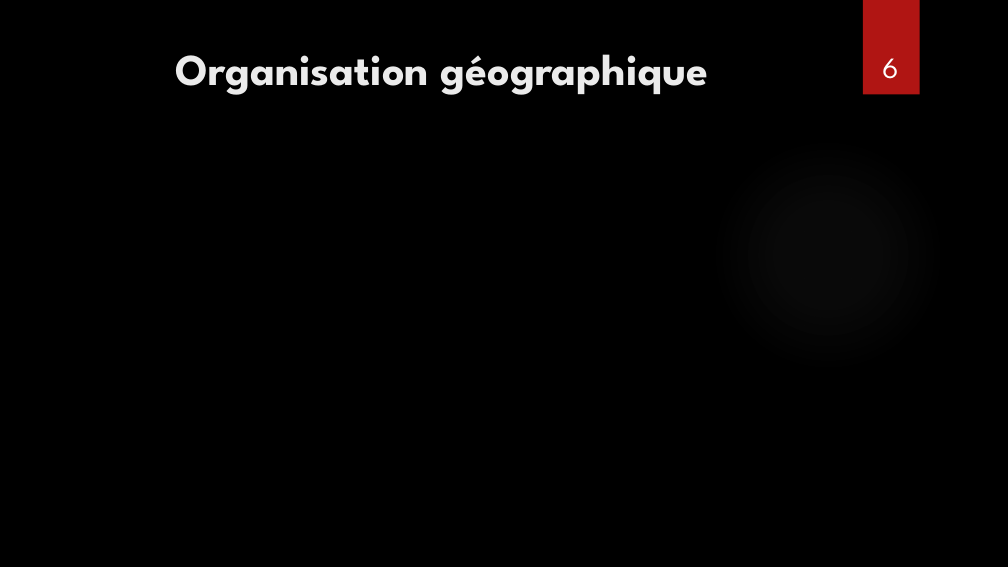
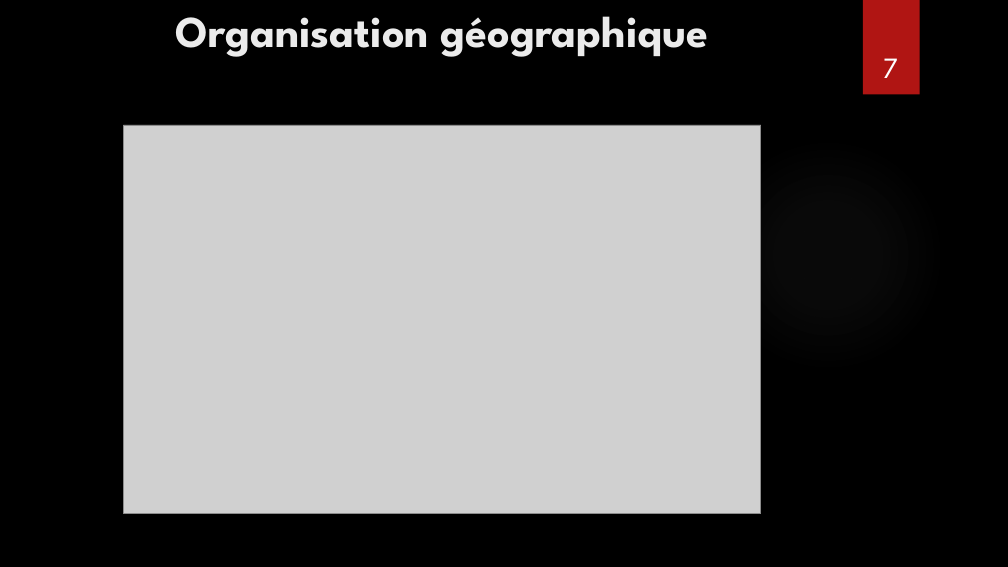
Before and after one commit to CNAM-MPIR/210_Project, a slide deck: slide 7 of Project/MPI_NPE_Presentation NFE210.pptx (slide 6 before the commit). Drawn at 1008x567 pixels with LibreOffice and Linux fonts; fonts in the diff are those of the drawing; grey boxes stand for pictures; background and template pictures are left out. Boxes give left, top, right and bottom in pixels: in the first picture for what was removed or moved away, otherwise in the second. Text is boxed around its words. In the diff, an @@ line names an element or a change of style, - is before the commit and + after.

```diff
--- a/Project/MPI_NPE_Presentation NFE210.pptx
+++ b/Project/MPI_NPE_Presentation NFE210.pptx
@@ title "Organisation géographique": place and size @@
-title "Organisation géographique" at bbox=[176, 54, 709, 95]
+title "Organisation géographique" at bbox=[176, 16, 709, 57]
@@ page number at bbox=[883, 58, 898, 78]: text changed @@
-6
+7
@@ picture added at bbox=[123, 125, 761, 513] @@
```
Also in this commit, not shown: 6 other slides changed, 10 slides added, 4 slides removed, 2 other files.
